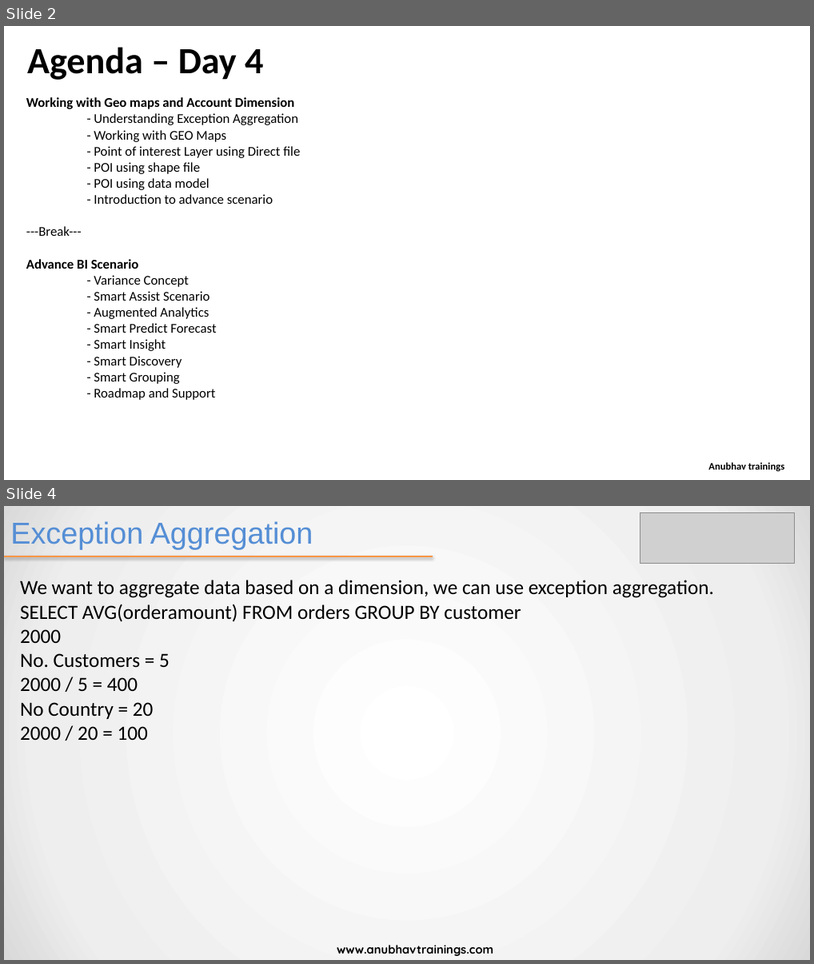
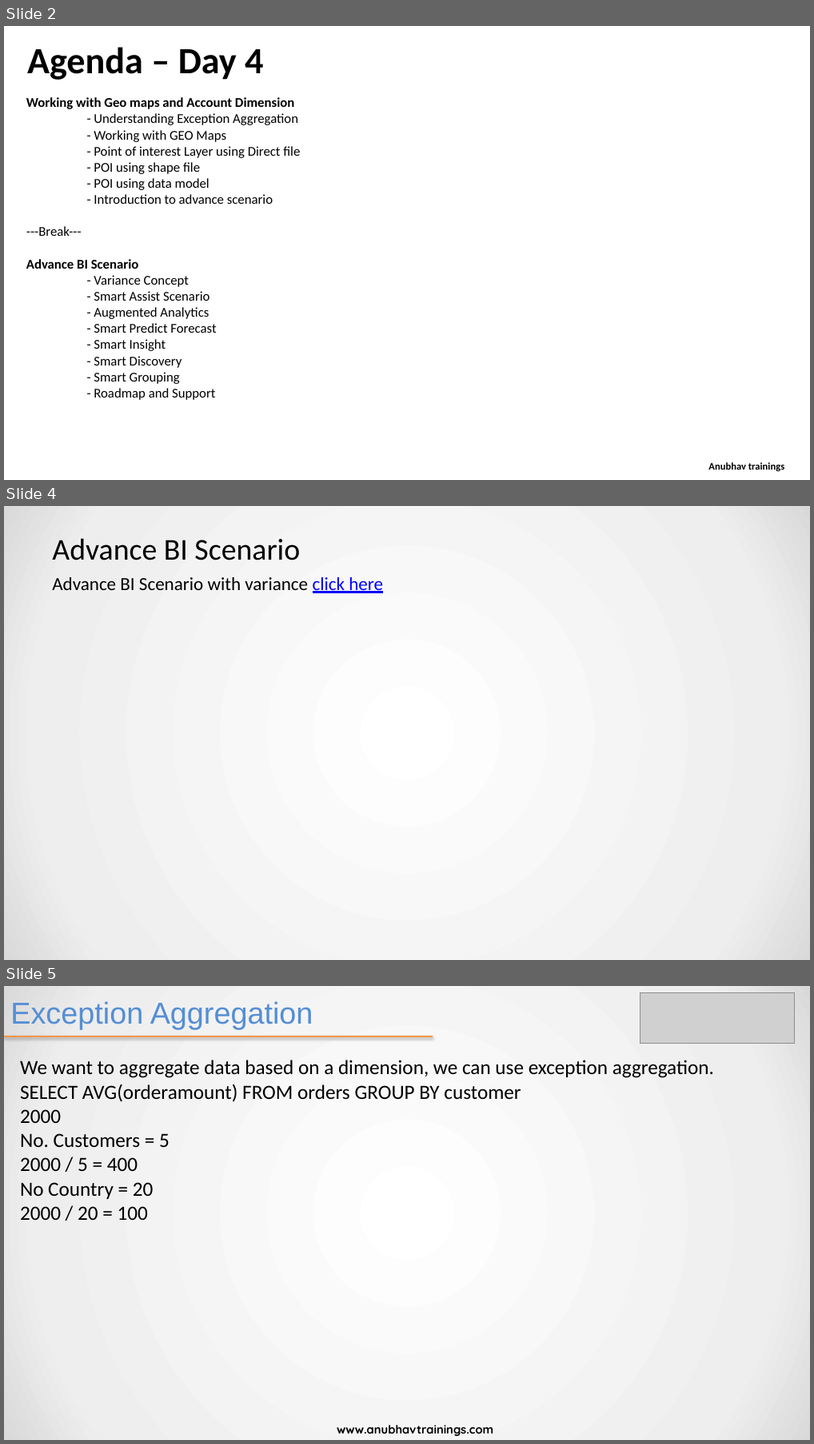
Before and after one commit to samui5/saccorptraining, a slide deck: day 4/SAC_Training Day 4.pptx. Shown one above the other, each under a label of ours: slides 2 and 4 before the commit, slides 2, 4 and 5 after it; the slides between them are not shown. The pictures are 814x964 and 814x1444 pixels, drawn with LibreOffice and Linux fonts; fonts in the diff are those of the drawing; grey boxes stand for pictures. Boxes give left, top, right and bottom in pixels: in the first picture for what was removed or moved away, otherwise in the second. Text is boxed around its words. In the diff, an @@ line names an element or a change of style, - is before the commit and + after.

```diff
--- a/day 4/SAC_Training Day 4.pptx
+++ b/day 4/SAC_Training Day 4.pptx
@@ slide 4 added at (x1=4, y1=506, x2=810, y2=960), background gradient #FFFFFF to #EEEEEE to #D9D9D9 @@
@@ title added at (x1=52, y1=538, x2=300, y2=560), 36 pt, text #000000 @@
+Advance BI Scenario
@@ text added at (x1=52, y1=577, x2=383, y2=593), 22 pt, text #000000 @@
+Advance BI Scenario with variance click here
@@ what was slide 4 is now slide 5 @@
```
Also in this commit, not shown: 1 slide changed.
